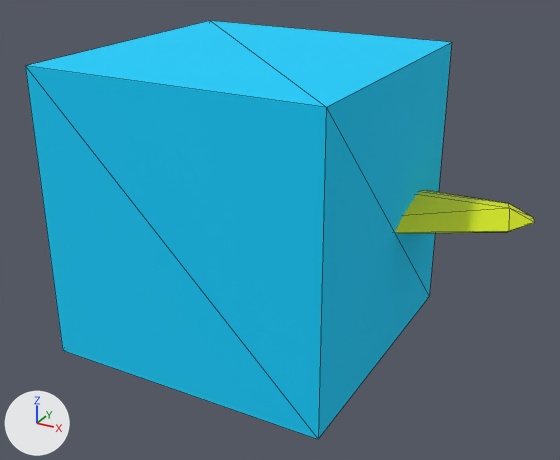
The glTF model file/actor/excalibur.glb, before and after one commit.
Rendered twice from a 50 mm lens placed at (2.85, -4.79, 3.27), pointed at (0.28, -0.12, 0.93). Every picture has the same lights, and +X, +Y and +Z are marked at lower left. Mesh edges are drawn as thin lines. Where no turn or scale is listed for an object, it has been applied to the vertices.

In view in the first picture: 'Actor', 'Excalibur'.
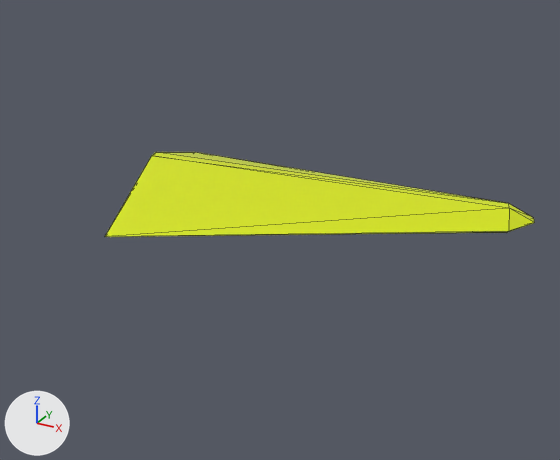
Changed parts and their boxes (x1, y1, x2, y2) in the pictures (560 x 460 px):
'Actor', no longer drawn (cyan): before (25, 21, 452, 439)
'Excalibur', unchanged, uncovered by the edit: before (395, 190, 535, 234); after (105, 152, 535, 237)

Patch to the scene script:
```diff
--- a/file/actor/excalibur.glb.py
+++ b/file/actor/excalibur.glb.py
@@ ob_actor @@
-ob_actor = bpy.data.objects.new('Actor', me_cube)
+ob_actor = bpy.data.objects.new('Actor', None)
 ob_actor.location = (0.0, 0.0, 0.0)
```
